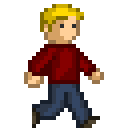
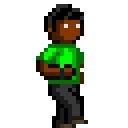
Comparing the layer stacks of the two 128 × 128 images. Changes:
added layer "foreigner_walking3" above "foreigner_walking2" over [36, 4, 88, 128]
hid "hurry_running3" over [24, 4, 104, 128]
